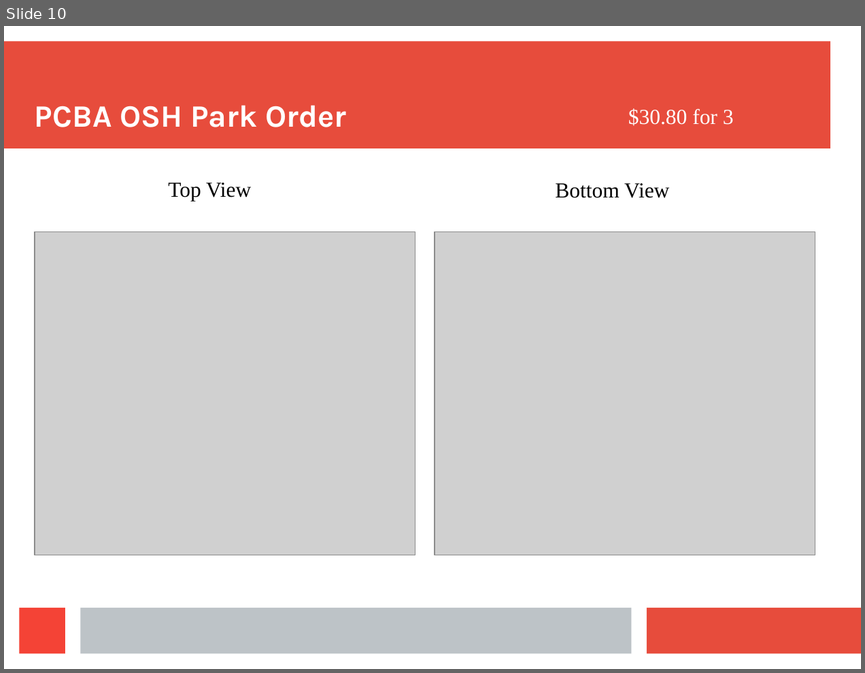
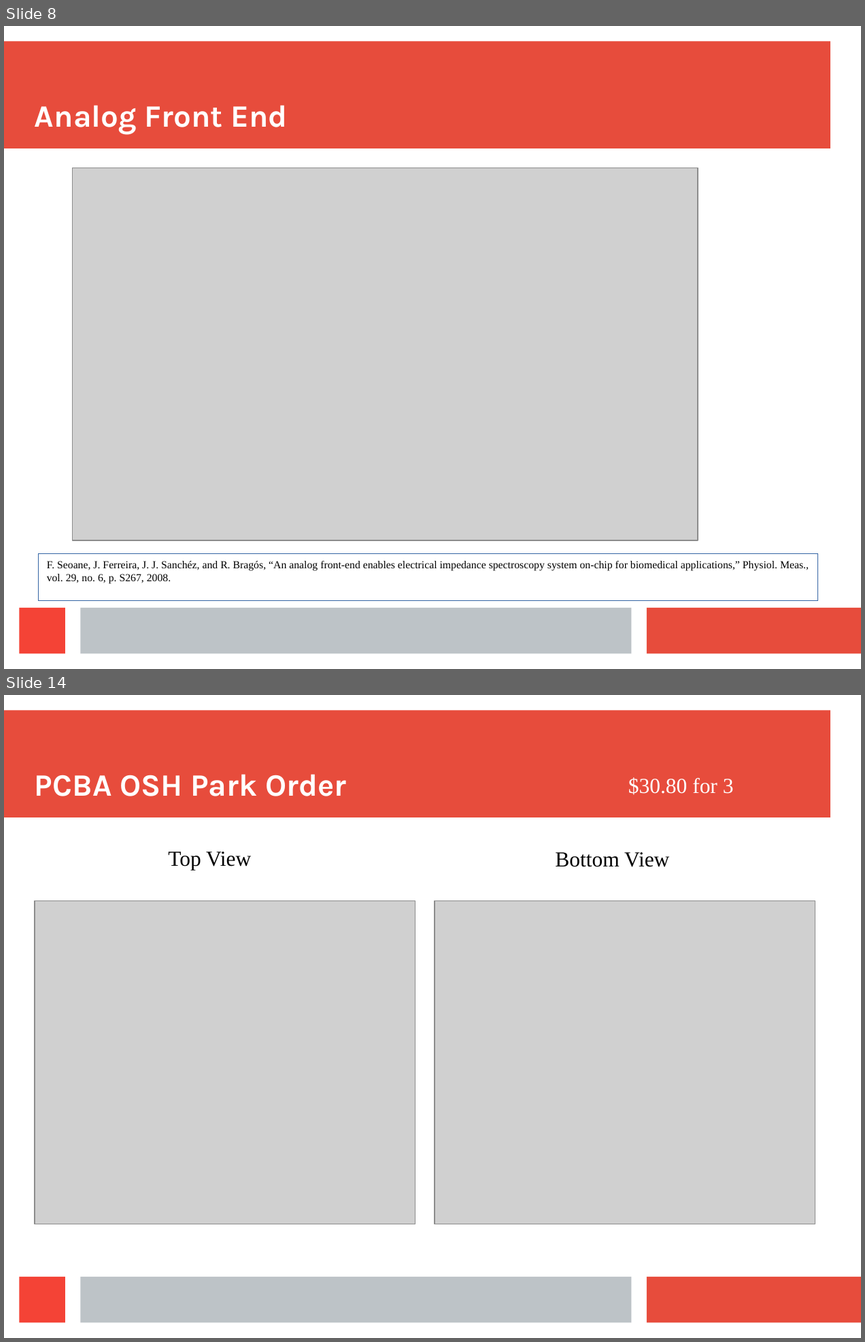
Before and after one commit to ashtonchase/portable_impedance_tomography, a slide deck: documentation/mid_term.odp. Shown one above the other, each under a label of ours: slide 10 before the commit, slides 8 and 14 after it; the slides between them are not shown. The pictures are 865x673 and 865x1342 pixels, drawn with LibreOffice and Linux fonts; fonts in the diff are those of the drawing; grey boxes stand for pictures. Boxes give left, top, right and bottom in pixels: in the first picture for what was removed or moved away, otherwise in the second. Text is boxed around its words. In the diff, an @@ line names an element or a change of style, - is before the commit and + after.

```diff
--- a/documentation/mid_term.odp
+++ b/documentation/mid_term.odp
@@ slide 8 added at <box>4,26,861,669</box>, background #FFFFFF; not listed: 4 template elements that a slide beside it also shows @@
@@ title added at <box>35,105,287,134</box>, 26.1 pt, text #FFFFFF, bold @@
+Analog Front End
@@ picture added at <box>73,168,698,540</box> @@
@@ rectangle added at <box>38,553,818,600</box>, fill #FFFFFF, outline #3465A4 0 pt, 9 pt, text #000000 @@
+F. Seoane, J. Ferreira, J. J. Sanchéz, and R. Bragós, “An analog front-end enables electrical impedance spectroscopy system on-chip for biomedical applications,” Physiol. Meas., vol. 29, no. 6, p. S267, 2008.
@@ what was slide 10 is now slide 14 @@
```
Also in this commit, not shown: 4 slides changed, 6 other slides added, 1 slide removed, 11 other files.
